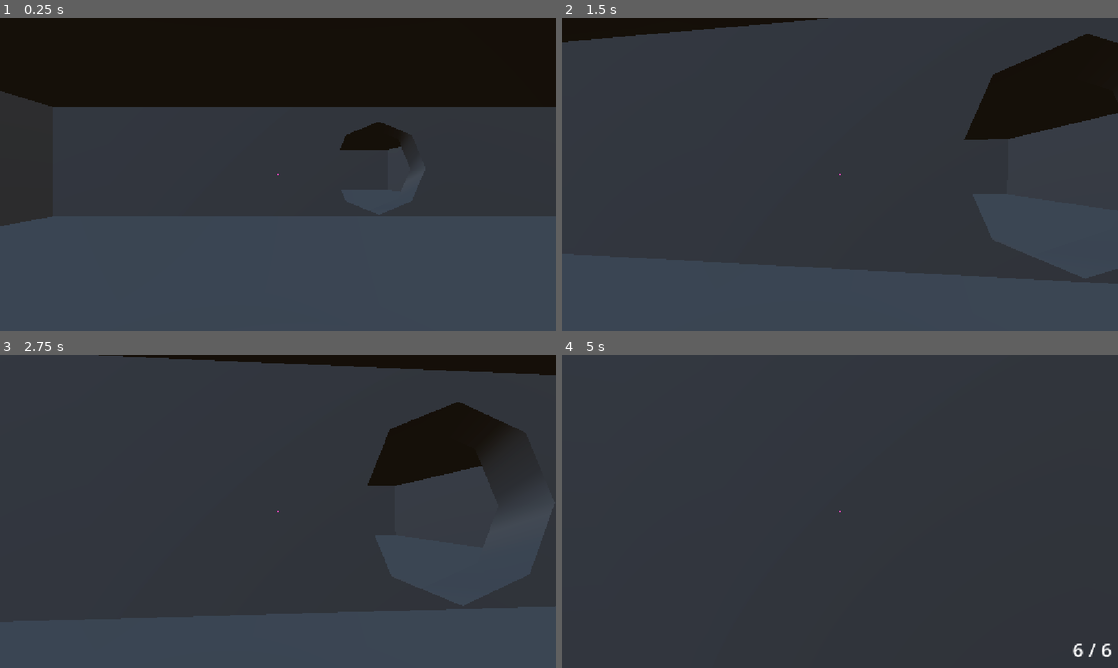
Above: before the commit, frames 1-4 (two rows, left to right).
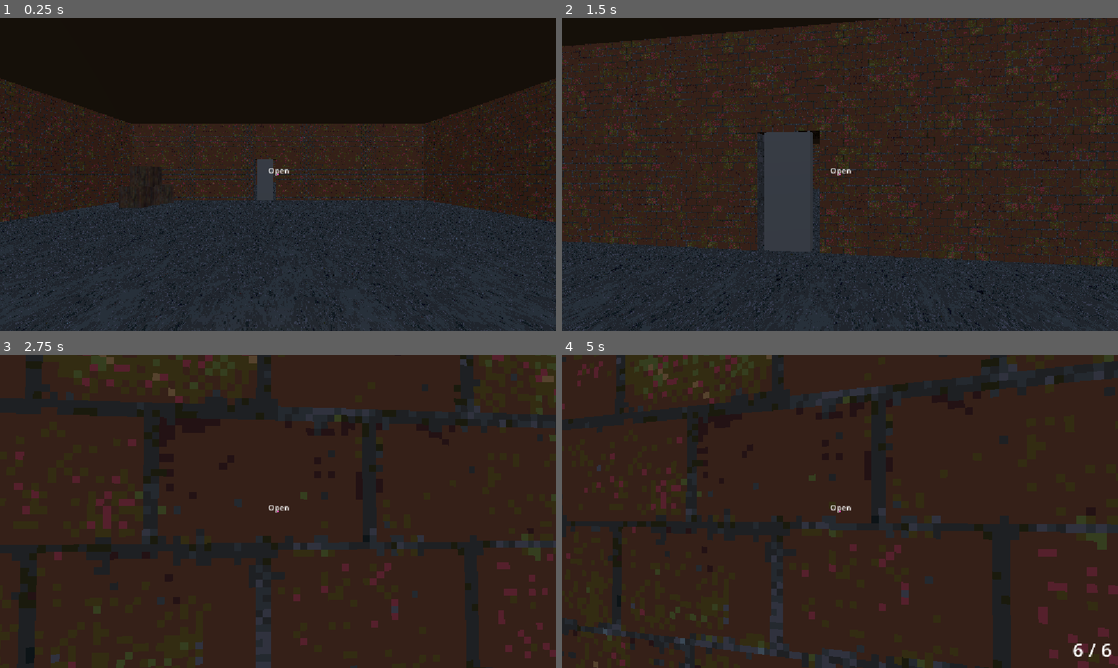
Above: after the commit, the same moments.

Repository: jmenoandrii/one-more-time
Game: Godot game, scene res://Scenes/main.tscn
Same seed, same stepped clock (60 frames per second), same inputs: the game is played once before the commit and once after it.
Inputs (mouse positions are in pixels of both pictures, inside the frame that each line leads up to):
- Up to frame 1 (0.25 s): no input
- Up to frame 2 (1.5 s): tap Enter at 0.5 s; move the mouse to (867, 174) at 0.52 s; hold Shift (run) 0.53-1.28 s; hold W (move_forward) from 0.53 s (still down); tap Space (jump) at 0.77 s; tap E (interact, bound only after the commit) at 0.8, 1.35 s; move the mouse to (812, 174) at 1.27 s
- Up to frame 3 (2.75 s): keep holding W (move_forward); tap Space (jump) at 1.52 s; tap Shift (run) at 1.55 s; move the mouse to (289, 505) at 2.02 s; click (289, 505) at 2.1 s; tap E (interact, bound only after the commit) at 2.3 s
- Up to frame 4 (5 s): keep holding W (move_forward); move the mouse to (834, 517) at 2.77 s; tap Ctrl (crouch) at 2.85 s; tap Space (jump) at 3.02, 3.77, 4.52 s; tap Shift (run) at 3.05, 4.55 s; move the mouse to (878, 514) at 3.52 s; hold Shift (run) 3.53-4.28 s; tap E (interact, bound only after the commit) at 3.8 s; move the mouse to (795, 508) at 4.27 s; tap 1 (weapon_1) at 4.35 s

The runs differ from the first frame. In frame 1, 62% of the frame differs, in the area x 0-100%, y 19-100%; in frame 2, 82%; in frame 3, 94%, in the area x 0-100%, y 0-100%; in frame 4, 93%.

Commit message:
New textures etc

Diff:
--- /dev/null
+++ b/Materials/asphalt_psx.tres
@@ -0,0 +1,9 @@
+[gd_resource type="StandardMaterial3D" format=3 uid="uid://cgk2osihrxrd4"]
+
+[ext_resource type="Texture2D" uid="uid://byew5hsmuslda" path="res://Materials/asphalt_psx.png" id="1_5xxqo"]
+
+[resource]
+albedo_texture = ExtResource("1_5xxqo")
+uv1_scale = Vector3(0.7, 0.7, 0.35)
+uv1_triplanar = true
+texture_filter = 0
--- /dev/null
+++ b/Materials/graybrick_psx.tres
@@ -0,0 +1,9 @@
+[gd_resource type="StandardMaterial3D" format=3 uid="uid://dh64pwyyql22f"]
+
+[ext_resource type="Texture2D" uid="uid://oheky6e2s523" path="res://Materials/GrayBricks_psx.png" id="1_47l3w"]
+
+[resource]
+albedo_texture = ExtResource("1_47l3w")
+uv1_scale = Vector3(0.4, 0.4, 0.4)
+uv1_triplanar = true
+texture_filter = 0
--- /dev/null
+++ b/Materials/redbrick_psx.tres
@@ -0,0 +1,9 @@
+[gd_resource type="StandardMaterial3D" format=3 uid="uid://lpn3hxmrfyuh"]
+
+[ext_resource type="Texture2D" uid="uid://bp53uvvae48ve" path="res://Materials/RedBricks_01_height_psx.png" id="1_qi2yn"]
+
+[resource]
+albedo_texture = ExtResource("1_qi2yn")
+uv1_scale = Vector3(0.4, 0.4, 0.4)
+uv1_triplanar = true
+texture_filter = 0
--- a/Scenes/main.tscn
+++ b/Scenes/main.tscn
@@ -1,8 +1,11 @@
 [gd_scene format=3 uid="uid://64v5n6kbdbjp"]
 
+[ext_resource type="Material" uid="uid://lpn3hxmrfyuh" path="res://Materials/redbrick_psx.tres" id="1_fevyy"]
 [ext_resource type="Script" uid="uid://6vq11mknutph" path="res://Scripts/Player/Player.gd" id="1_jkdf5"]
+[ext_resource type="Material" uid="uid://dh64pwyyql22f" path="res://Materials/graybrick_psx.tres" id="2_hibaj"]
 [ext_resource type="Script" uid="uid://c7f4265cs6mif" path="res://Scripts/Weapon/Weapon.gd" id="2_wsu2k"]
 [ext_resource type="PackedScene" uid="uid://2c2yvqfjbuaq" path="res://Prefabs/bullet.tscn" id="3_jkdf5"]
+[ext_resource type="Material" uid="uid://cgk2osihrxrd4" path="res://Materials/asphalt_psx.tres" id="3_pdsj5"]
 [ext_resource type="AudioStream" uid="uid://8pgui6xwt8xh" path="res://Sounds/Foot/Dirt/Footstep Dirt 2.ogg" id="4_h1bgf"]
 [ext_resource type="AudioStream" uid="uid://cqlpgfncx3oeu" path="res://Sounds/Foot/Dirt/Footstep Dirt 3.ogg" id="5_b3802"]
 [ext_resource type="AudioStream" uid="uid://dtmqc2eisxsd1" path="res://Sounds/Foot/Dirt/Footstep Dirt 4.ogg" id="6_fevyy"]
@@ -15,6 +18,9 @@
 [ext_resource type="Script" uid="uid://doeulblpmm8y" path="res://Scripts/UI/pause_menu.gd" id="13_cbgmd"]
 [ext_resource type="AudioStream" uid="uid://c17a8h5lxtf10" path="res://Sounds/Music/ribhavagrawal-core-punk-no-copyright-music-338077.mp3" id="13_wsu2k"]
 [ext_resource type="Script" uid="uid://4jaonda2bhh7" path="res://Scripts/UI/ui_controller.gd" id="14_1w6v2"]
+[ext_resource type="PackedScene" uid="uid://c4t0wwom1yen8" path="res://Materials/box.fbx" id="16_b3802"]
+[ext_resource type="Texture2D" uid="uid://ca08kcx720pjo" path="res://Materials/untitled.png" id="17_fevyy"]
+[ext_resource type="ArrayMesh" uid="uid://4wa5f3eilap4" path="res://Materials/box.obj" id="18_hibaj"]
 
 [sub_resource type="ProceduralSkyMaterial" id="ProceduralSkyMaterial_ig7tw"]
 sky_horizon_color = Color(0.66224277, 0.6717428, 0.6867428, 1)
@@ -28,11 +34,87 @@
 sky = SubResource("Sky_0xm2m")
 glow_enabled = true
 
+[sub_resource type="Animation" id="Animation_pdsj5"]
+length = 0.001
+tracks/0/type = "value"
+tracks/0/imported = false
+tracks/0/enabled = true
+tracks/0/path = NodePath(".:rotation")
+tracks/0/interp = 1
+tracks/0/loop_wrap = true
+tracks/0/keys = {
+"times": PackedFloat32Array(0),
+"transitions": PackedFloat32Array(1),
+"update": 0,
+"values": [Vector3(0, 1.5707964, 0)]
+}
+tracks/1/type = "value"
+tracks/1/imported = false
+tracks/1/enabled = true
+tracks/1/path = NodePath(".:position")
+tracks/1/interp = 1
+tracks/1/loop_wrap = true
+tracks/1/keys = {
+"times": PackedFloat32Array(0),
+"transitions": PackedFloat32Array(1),
+"update": 0,
+"values": [Vector3(12.874932, 1.2644043, -0.80224556)]
+}
+
+[sub_resource type="Animation" id="Animation_gt3je"]
+resource_name = "door_close"
+
+[sub_resource type="Animation" id="Animation_ee4r6"]
+resource_name = "door_open"
+tracks/0/type = "value"
+tracks/0/imported = false
+tracks/0/enabled = true
+tracks/0/path = NodePath(".:rotation")
+tracks/0/interp = 1
+tracks/0/loop_wrap = true
+tracks/0/keys = {
+"times": PackedFloat32Array(0, 0.5),
+"transitions": PackedFloat32Array(1, 1),
+"update": 0,
+"values": [Vector3(0, 1.5707964, 0), Vector3(0, 3.1415927, 0)]
+}
+tracks/1/type = "value"
+tracks/1/imported = false
+tracks/1/enabled = true
+tracks/1/path = NodePath(".:position")
+tracks/1/interp = 1
+tracks/1/loop_wrap = true
+tracks/1/keys = {
+"times": PackedFloat32Array(0, 0.5),
+"transitions": PackedFloat32Array(1, 1),
+"update": 0,
+"values": [Vector3(12.874932, 1.2644043, -0.80224556), Vector3(13.319907, 1.2644043, -0.18044025)]
+}
+
+[sub_resource type="AnimationLibrary" id="AnimationLibrary_gt3je"]
+_data = {
+&"RESET": SubResource("Animation_pdsj5"),
+&"door_close": SubResource("Animation_gt3je"),
+&"door_open": SubResource("Animation_ee4r6")
+}
+
 [sub_resource type="PlaneMesh" id="PlaneMesh_jkdf5"]
 size = Vector2(20, 20)
 
 [sub_resource type="BoxShape3D" id="BoxShape3D_wsu2k"]
-size = Vector3(27, 1, 17)
+size = Vector3(27, 0.7709961, 17)
+
+[sub_resource type="StandardMaterial3D" id="StandardMaterial3D_pdsj5"]
+albedo_texture = ExtResource("17_fevyy")
+
+[sub_resource type="ConvexPolygonShape3D" id="ConvexPolygonShape3D_b3802"]
+points = PackedVector3Array(1, 1, 1, 1, 1, -1, -1, 1, 1, 1, -1, 1, 1, -1, -1, -1, 1, -1, -1, -1, 1, -1, -1, -1)
+
+[sub_resource type="ConvexPolygonShape3D" id="ConvexPolygonShape3D_fevyy"]
+points = PackedVector3Array(1, 1, 1, 1, 1, -1, -1, 1, 1, 1, -1, 1, 1, -1, -1, -1, 1, -1, -1, -1, 1, -1, -1, -1)
+
+[sub_resource type="ConvexPolygonShape3D" id="ConvexPolygonShape3D_hibaj"]
+points = PackedVector3Array(1, 1, 1, 1, 1, -1, -1, 1, 1, 1, -1, 1, 1, -1, -1, -1, 1, -1, -1, -1, 1, -1, -1, -1)
 
 [sub_resource type="PhysicsMaterial" id="PhysicsMaterial_7mycd"]
 
@@ -76,6 +158,9 @@
 
 [sub_resource type="BoxMesh" id="BoxMesh_0rpfx"]
 size = Vector3(0.6750488, 0.24731445, 0.5551758)
+
+[sub_resource type="Animation" id="Animation_b3802"]
+length = 0.001
 
 [sub_resource type="Animation" id="Animation_272bh"]
 resource_name = "new_animation"
@@ -96,10 +181,39 @@
 "method": &"play_step_sounds"
 }]
 }
+tracks/1/type = "value"
+tracks/1/imported = false
+tracks/1/enabled = true
+tracks/1/path = NodePath("Head/Camera3D:position")
+tracks/1/interp = 2
+tracks/1/loop_wrap = true
+tracks/1/keys = {
+"times": PackedFloat32Array(0, 0.25, 0.5, 0.75, 1),
+"transitions": PackedFloat32Array(1, 1, 1, 1, 1),
+"update": 0,
+"values": [Vector3(0, 0, -0.2670164), Vector3(0.05, 0.15, -0.267), Vector3(0.1, 0, -0.267), Vector3(-0.05, 0.15, -0.267), Vector3(0, 0, -0.2670164)]
+}
+
+[sub_resource type="Animation" id="Animation_fevyy"]
+resource_name = "run"
+tracks/0/type = "value"
+tracks/0/imported = false
+tracks/0/enabled = true
+tracks/0/path = NodePath("Head/Camera3D:position")
+tracks/0/interp = 2
+tracks/0/loop_wrap = true
+tracks/0/keys = {
+"times": PackedFloat32Array(0, 0.25, 0.5, 0.75, 1),
+"transitions": PackedFloat32Array(1, 1, 1, 1, 1),
+"update": 0,
+"values": [Vector3(0, 0, -0.2670164), Vector3(0.05, 0.15, -0.267), Vector3(0.1, 0, -0.267), Vector3(-0.05, 0.15, -0.267), Vector3(0, 0, -0.2670164)]
+}
 
 [sub_resource type="AnimationLibrary" id="AnimationLibrary_5vw27"]
 _data = {
-&"new_animation": SubResource("Animation_272bh")
+&"RESET": SubResource("Animation_b3802"),
+&"new_animation": SubResource("Animation_272bh"),
+&"run": SubResource("Animation_fevyy")
 }
 
 [sub_resource type="AudioStreamRandomizer" id="AudioStreamRandomizer_upu61"]
@@ -125,71 +239,154 @@
 transform = Transform3D(-0.8660254, -0.43301278, 0.25, 0, 0.49999997, 0.86602545, -0.50000006, 0.75, -0.43301266, 0, 0, 0)
 shadow_enabled = true
 
+[node name="Door" type="CSGBox3D" parent="." unique_id=878368549]
+transform = Transform3D(-4.371138e-08, 0, 0.9999998, 0, 1, 0, -0.9999998, 0, -4.371138e-08, 12.874932, 1.2644043, -0.80224556)
+use_collision = true
+size = Vector3(1, 2.4711914, 0.21583202)
+
+[node name="AnimationPlayer" type="AnimationPlayer" parent="Door" unique_id=1190117754]
+libraries/ = SubResource("AnimationLibrary_gt3je")
+
+[node name="door_area" type="Area3D" parent="Door" unique_id=1408511721]
+
 [node name="Level 1" type="CSGCombiner3D" parent="." unique_id=401087400]
 use_collision = true
 
 [node name="CSGBox3D" type="CSGBox3D" parent="Level 1" unique_id=1121604689]
-transform = Transform3D(1, 0, 0, 0, 1, 0, 0, 0, 1, 17.063099, 2.7660027, -9.4964905)
-size = Vector3(54, 5.517334, 1)
+transform = Transform3D(1, 0, 0, 0, 1, 0, 0, 0, 1, 10.069019, 2.7758918, -9.504108)
+size = Vector3(40, 5.517334, 1)
+material = ExtResource("1_fevyy")
+
+[node name="CSGBox3D3" type="CSGBox3D" parent="Level 1" unique_id=301770816]
+transform = Transform3D(1, 0, 0, 0, 1, 0, 0, 0, 1, 37.06902, 2.7758918, -9.504108)
+size = Vector3(14, 5.517334, 1)
+material = ExtResource("2_hibaj")
 
 [node name="CSGBox3D2" type="CSGBox3D" parent="Level 1" unique_id=1390928476]
 transform = Transform3D(1, 0, 0, 0, 1, 0, 0, 0, 1, 17.064697, 2.7621412, 9.503925)
 size = Vector3(54, 5.517334, 1)
+material = ExtResource("1_fevyy")
 
 [node name="CSGBox3D5" type="CSGBox3D" parent="Level 1" unique_id=945164252]
-transform = Transform3D(1, 0, 0, 0, 1, 0, 0, 0, 1, 17.064697, 2.7621412, -24.496075)
-size = Vector3(54, 5.517334, 1)
+transform = Transform3D(1, 0, 0, 0, 1, 0, 0, 0, 1, 10.064697, 2.7621412, -24.496075)
+size = Vector3(40, 5.517334, 1)
+material = ExtResource("1_fevyy")
+
+[node name="CSGBox3D20" type="CSGBox3D" parent="Level 1" unique_id=1167251494]
+transform = Transform3D(1, 0, 0, 0, 1, 0, 0, 0, 1, 38.064697, -5.496526, -18.496075)
+size = Vector3(20, 9, 1)
+material = ExtResource("1_fevyy")
+
+[node name="CSGBox3D22" type="CSGBox3D" parent="Level 1" unique_id=321874850]
+transform = Transform3D(-4.371139e-08, 0, 1, 0, 1, 0, -1, 0, -4.371139e-08, 42.064697, -5.496526, -18.496075)
+size = Vector3(20, 9, 1)
+material = ExtResource("1_fevyy")
+
+[node name="CSGBox3D23" type="CSGBox3D" parent="Level 1" unique_id=423784191]
+transform = Transform3D(-4.371139e-08, 0, 1, 0, 1, 0, -1, 0, -4.371139e-08, 30.064697, -5.496526, -18.496075)
+size = Vector3(20, 9, 1)
+material = ExtResource("1_fevyy")
+
+[node name="CSGBox3D21" type="CSGBox3D" parent="Level 1" unique_id=512017049]
+transform = Transform3D(1, 0, 0, 0, 1, 0, 0, 0, 1, 38.064697, -5.496526, -8.496075)
+size = Vector3(20, 9, 1)
+material = ExtResource("1_fevyy")
+
+[node name="CSGBox3D16" type="CSGBox3D" parent="Level 1" unique_id=1644840580]
+transform = Transform3D(1, 0, 0, 0, 1, 0, 0, 0, 1, 37.064697, 2.7621412, -18.496075)
+size = Vector3(14, 5.517334, 1)
+material = ExtResource("2_hibaj")
 
 [node name="CSGBox3D8" type="CSGBox3D" parent="Level 1" unique_id=943236454]
 transform = Transform3D(-4.371139e-08, 0, 1, 0, 1, 0, -1, 0, -4.371139e-08, 13.303528, 2.7621412, -7.8131247)
+material_override = ExtResource("1_fevyy")
 size = Vector3(34, 5.517334, 1)
+material = ExtResource("1_fevyy")
 
 [node name="CSGBox3D6" type="CSGBox3D" parent="Level 1" unique_id=672115471]
 transform = Transform3D(-4.371139e-08, 0, 1, 0, 1, 0, -1, 0, -4.371139e-08, -10.110718, 3.0034742, -7.3206596)
 size = Vector3(36, 6, 1)
+material = ExtResource("1_fevyy")
 
 [node name="CSGBox3D14" type="CSGBox3D" parent="Level 1" unique_id=82474699]
-transform = Transform3D(-4.371139e-08, 0, 1, 0, 1, 0, -1, 0, -4.371139e-08, 43.889282, 3.0034742, -7.320662)
-size = Vector3(36, 6, 1)
+transform = Transform3D(-4.371139e-08, 0, 1, 0, 1, 0, -1, 0, -4.371139e-08, 43.889282, 3.0034742, -17.320662)
+size = Vector3(16, 6, 1)
+material = ExtResource("2_hibaj")
+
+[node name="CSGBox3D17" type="CSGBox3D" parent="Level 1" unique_id=1379698229]
+transform = Transform3D(-4.371139e-08, 0, 1, 0, 1, 0, -1, 0, -4.371139e-08, 43.889282, 3.0034742, 0.17933846)
+size = Vector3(19, 6, 1)
+material = ExtResource("1_fevyy")
 
 [node name="CSGBox3D7" type="CSGBox3D" parent="Level 1" unique_id=1969949761]
-transform = Transform3D(-4.371139e-08, 0, 1, 0, 1, 0, -1, 0, -4.371139e-08, 29.889282, 2.8442945, -7.512434)
-size = Vector3(34.986084, 5.6816406, 1)
+transform = Transform3D(-4.371139e-08, 0, 1, 0, 1, 0, -1, 0, -4.371139e-08, 29.889282, 2.8442945, 0.480608)
+size = Vector3(19, 5.6816406, 1)
+material = ExtResource("1_fevyy")
+
+[node name="CSGBox3D15" type="CSGBox3D" parent="Level 1" unique_id=973316273]
+transform = Transform3D(-4.371139e-08, 0, 1, 0, 1, 0, -1, 0, -4.371139e-08, 29.889282, 2.8442945, -18.519392)
+material_override = ExtResource("2_hibaj")
+size = Vector3(19, 5.6816406, 1)
+material = ExtResource("2_hibaj")
+
+[node name="CSGBox3D18" type="CSGBox3D" parent="Level 1" unique_id=2039703084]
+transform = Transform3D(-4.371139e-08, 0, 1, 0, 1, 0, -1, 0, -4.371139e-08, 28.889282, 2.8442945, -18.519392)
+material_override = ExtResource("2_hibaj")
+size = Vector3(19, 5.6816406, 1)
+material = ExtResource("1_fevyy")
 
 [node name="CSGBox3D4" type="CSGBox3D" parent="Level 1" unique_id=2138713178]
 transform = Transform3D(1, 0, 0, 0, 1, 0, 0, 0, 1, 17.064697, 5.181492, -7.4960747)
 size = Vector3(54, 1, 35)
+
+[node name="CSGBox3D19" type="CSGBox3D" parent="Level 1" unique_id=276302905]
+transform = Transform3D(1, 0, 0, 0, 1, 0, 0, 0, 1, 36.55603, -0.63721323, -14.004848)
+size = Vector3(15, 1.3505859, 10)
+material = ExtResource("2_hibaj")
 
 [node name="CSGCylinder3D" type="CSGCylinder3D" parent="Level 1" unique_id=495029207]
 transform = Transform3D(1, 0, 0, 0, -4.371139e-08, -1, 0, 1, -4.371139e-08, 4.316411, 2.0656686, -9.409776)
 operation = 2
 radius = 2.0
 height = 3.7617188
+material = ExtResource("2_hibaj")
+
+[node name="CSGCylinder3D2" type="CSGCylinder3D" parent="Level 1" unique_id=101122525]
+transform = Transform3D(1, 0, 0, 0, 1, 0, 0, 0, 1, 36.31641, -1.7779393, -14.036797)
+operation = 2
+radius = 3.9873047
+height = 4.519043
+material = ExtResource("2_hibaj")
 
 [node name="CSGBox3D9" type="CSGBox3D" parent="Level 1" unique_id=48045049]
-transform = Transform3D(1, 0, 0, 0, 1, 0, 0, 0, 1, 13.509368, 1.2498329, -0.5)
+transform = Transform3D(1, 0, 0, 0, 1, 0, 0, 0, 1, 13.511556, 1.2546277, -0.7858695)
 operation = 2
-size = Vector3(3.4712524, 2.5151062, 2)
+size = Vector3(3.4712524, 2.5151062, 1.3587646)
+material = ExtResource("2_hibaj")
 
 [node name="CSGBox3D10" type="CSGBox3D" parent="Level 1" unique_id=139913681]
-transform = Transform3D(1, 0, 0, 0, 1, 0, 0, 0, 1, 29.509369, 1.2588813, -0.5)
+transform = Transform3D(1, 0, 0, 0, 1, 0, 0, 0, 1, 29.509369, 1.255204, -0.5)
 operation = 2
-size = Vector3(3.4712524, 2.4970093, 2)
+size = Vector3(3.4712524, 2.504364, 2)
+material = ExtResource("2_hibaj")
 
 [node name="CSGBox3D11" type="CSGBox3D" parent="Level 1" unique_id=963720790]
 transform = Transform3D(-4.371139e-08, 0, -1, 0, 1, 0, 1, 0, -4.371139e-08, 35.451256, 1.2588813, -9.570639)
 operation = 2
 size = Vector3(3.4712524, 2.4970093, 2)
+material = ExtResource("2_hibaj")
 
 [node name="CSGBox3D12" type="CSGBox3D" parent="Level 1" unique_id=1024326713]
 transform = Transform3D(-4.371139e-08, 0, -1, 0, 1, 0, 1, 0, -4.371139e-08, 22.451256, 1.2588813, -9.57064)
 operation = 2
 size = Vector3(3.4712524, 2.4970093, 2)
+material = ExtResource("2_hibaj")
 
 [node name="CSGBox3D13" type="CSGBox3D" parent="Level 1" unique_id=1831282686]
-transform = Transform3D(-1, 0, 8.742278e-08, 0, 1, 0, -8.742278e-08, 0, -1, 29.451256, 1.2588813, -16.57064)
+transform = Transform3D(-1, 0, 8.742278e-08, 0, 1, 0, -8.742278e-08, 0, -1, 13.014029, 1.2064152, -16.598259)
 operation = 2
-size = Vector3(3.4712524, 2.4970093, 2)
+size = Vector3(3.4712524, 2.4120789, 2)
+material = ExtResource("2_hibaj")
 
 [node name="SpotLight3D" type="SpotLight3D" parent="Level 1" unique_id=125509497]
 transform = Transform3D(1, 0, 0, 0, -4.371139e-08, 1, 0, -1, -4.371139e-08, 0, 4.105012, 0)
@@ -212,13 +409,55 @@
 collision_layer = 3
 
 [node name="MeshInstance3D" type="MeshInstance3D" parent="Level 1/floor" unique_id=1569860190]
-transform = Transform3D(4.5972967, 0, 0, 0, 0.99929696, 0, 0, 0, 4.0627403, 0, 0, 0)
+transform = Transform3D(4.5972967, 0, 0, 0, 0.99929696, 0, 0, 0, 1.0238105, 0, 0, 0)
+layers = 3
+material_override = ExtResource("3_pdsj5")
+mesh = SubResource("PlaneMesh_jkdf5")
+surface_material_override/0 = ExtResource("2_hibaj")
+
+[node name="MeshInstance3D3" type="MeshInstance3D" parent="Level 1/floor" unique_id=5118357]
+transform = Transform3D(1.1033512, 0, 0, 0, 0.99929696, 0, 0, 0, 0.6142863, 37.78978, -9.9929695, -13.71906)
 layers = 3
 mesh = SubResource("PlaneMesh_jkdf5")
 
+[node name="MeshInstance3D2" type="MeshInstance3D" parent="Level 1/floor" unique_id=264133809]
+transform = Transform3D(2.843934, 0, 0, 0, 0.99929696, 0, 0, 0, 1.0238105, 0, 0, -20.47621)
+layers = 3
+mesh = SubResource("PlaneMesh_jkdf5")
+
 [node name="CollisionShape3D" type="CollisionShape3D" parent="Level 1/floor" unique_id=1898802772 groups=["dirt"]]
-transform = Transform3D(3.3817892, 0, 0, 0, 1, 0, 0, 0, 4.726726, 0.11314392, -0.20703125, 0.1031189)
+transform = Transform3D(3.3817892, 0, 0, 0, 1, 0, 0, 0, 4.726726, 0.11314392, -0.3215332, 0.1031189)
 shape = SubResource("BoxShape3D_wsu2k")
+
+[node name="Box" type="MeshInstance3D" parent="Level 1" unique_id=856872040]
+transform = Transform3D(0.5, 0, 0, 0, 0.5, 0, 0, 0, 0.5, 10.119019, 0.5218593, -6.7843575)
+material_override = SubResource("StandardMaterial3D_pdsj5")
+mesh = ExtResource("18_hibaj")
+
+[node name="StaticBody3D" type="StaticBody3D" parent="Level 1/Box" unique_id=1150031753]
+
+[node name="CollisionShape3D" type="CollisionShape3D" parent="Level 1/Box/StaticBody3D" unique_id=81132975]
+shape = SubResource("ConvexPolygonShape3D_b3802")
+
+[node name="Box3" type="MeshInstance3D" parent="Level 1" unique_id=1783260934]
+transform = Transform3D(0.5, 0, 0, 0, 0.5, 0, 0, 0, 0.5, 10.718122, 1.4604682, -6.740951)
+material_override = SubResource("StandardMaterial3D_pdsj5")
+mesh = ExtResource("18_hibaj")
+
+[node name="StaticBody3D" type="StaticBody3D" parent="Level 1/Box3" unique_id=1231684120]
+
+[node name="CollisionShape3D" type="CollisionShape3D" parent="Level 1/Box3/StaticBody3D" unique_id=1514211862]
+shape = SubResource("ConvexPolygonShape3D_fevyy")
+
+[node name="Box2" type="MeshInstance3D" parent="Level 1" unique_id=593981130]
+transform = Transform3D(0.24999999, 0, 0.43301272, 0, 0.5, 0, -0.43301272, 0, 0.24999999, 11.233482, 0.5218593, -6.3741283)
+material_override = SubResource("StandardMaterial3D_pdsj5")
+mesh = ExtResource("18_hibaj")
+
+[node name="StaticBody3D" type="StaticBody3D" parent="Level 1/Box2" unique_id=493389138]
+
+[node name="CollisionShape3D" type="CollisionShape3D" parent="Level 1/Box2/StaticBody3D" unique_id=649325843]
+shape = SubResource("ConvexPolygonShape3D_hibaj")
 
 [node name="Level" type="Node3D" parent="." unique_id=1214059075]
 visible = false
@@ -255,6 +494,7 @@
 shape = SubResource("BoxShape3D_osii8")
 
 [node name="Player" type="CharacterBody3D" parent="." unique_id=1147837040]
+transform = Transform3D(-4.371139e-08, 0, -1, 0, 1, 0, 1, 0, -4.371139e-08, 0, 0, 0)
 script = ExtResource("1_jkdf5")
 
 [node name="MeshInstance3D" type="MeshInstance3D" parent="Player" unique_id=808242478]
@@ -311,18 +551,27 @@
 
 [node name="AimRay" type="RayCast3D" parent="Player/Head/Camera3D" unique_id=1349732674]
 target_position = Vector3(0, 0, -1000)
+collide_with_areas = true
 
 [node name="MeshInstance3D" type="MeshInstance3D" parent="Player/Head" unique_id=1868013299]
 mesh = SubResource("SphereMesh_0rpfx")
 
 [node name="MeshInstance3D2" type="MeshInstance3D" parent="Player/Head" unique_id=796127435]
 transform = Transform3D(1, 0, 0, 0, 1, 0, 0, 0, 1, 0.008911133, 0.10290527, -0.27993035)
+visible = false
 mesh = SubResource("BoxMesh_0rpfx")
 
 [node name="headbob" type="AnimationPlayer" parent="Player/Head" unique_id=279278114]
 root_node = NodePath("../..")
 libraries/ = SubResource("AnimationLibrary_5vw27")
 
+[node name="Music" type="AudioStreamPlayer3D" parent="Player/Head" unique_id=1264888633]
+transform = Transform3D(1, 0, 0, 0, 1, 0, 0, 0, 1, 0, 0.023120165, 0)
+stream = ExtResource("13_wsu2k")
+volume_db = -25.0
+max_db = -3.0
+autoplay = true
+
 [node name="Sounds" type="Node3D" parent="Player" unique_id=135702811]
 transform = Transform3D(1, 0, 0, 0, 1, 0, 0, 0, 1, 0, 0.21978569, 0)
 
@@ -337,15 +586,13 @@
 stream = ExtResource("12_u50mg")
 volume_db = -23.0
 
-[node name="Music" type="AudioStreamPlayer3D" parent="Player/Sounds" unique_id=1264888633]
-transform = Transform3D(1, 0, 0, 0, 1, 0, 0, 0, 1, 0, 1.8033345, 0)
-stream = ExtResource("13_wsu2k")
-volume_db = -45.0
-max_db = -3.0
-autoplay = true
-
 [node name="floortype_ray" type="RayCast3D" parent="Player" unique_id=883116546]
 collision_mask = 2
+
+[node name="raycast" type="RayCast3D" parent="Player" unique_id=143733516]
+transform = Transform3D(1, 0, 0, 0, -4.371139e-08, -1, 0, 1, -4.371139e-08, 0, 1.5, 0)
+target_position = Vector3(0, -2, 0)
+collide_with_areas = true
 
 [node name="UI" type="Node" parent="." unique_id=1119755475]
 process_mode = 3
@@ -437,6 +684,29 @@
 offset_bottom = -5.08
 text = "Sensitivity"
 
+[node name="box" parent="." unique_id=1500888263 instance=ExtResource("16_b3802")]
+transform = Transform3D(1, 0, 0, 0, 1, 0, 0, 0, 1, 1.2495863, 5951.554, 1.2017674)
+
+[node name="Control" type="Control" parent="." unique_id=1086586694]
+layout_mode = 3
+anchors_preset = 8
+anchor_left = 0.5
+anchor_top = 0.5
+anchor_right = 0.5
+anchor_bottom = 0.5
+offset_left = -20.0
+offset_top = -20.0
+offset_right = 20.0
+offset_bottom = 20.0
+grow_horizontal = 2
+grow_vertical = 2
+
+[node name="Label" type="Label" parent="Control" unique_id=893624820]
+layout_mode = 0
+offset_right = 40.0
+offset_bottom = 23.0
+text = "Open"
+
 [connection signal="pressed" from="UI/PauseMenu/ResumeButton" to="UI/PauseMenu" method="_on_resume_button_pressed"]
 [connection signal="pressed" from="UI/PauseMenu/ExitButton" to="UI/PauseMenu" method="_on_exit_button_pressed"]
 [connection signal="value_changed" from="UI/PauseMenu/SensitivitySlider" to="UI/PauseMenu" method="_on_sensitivity_slider_value_changed"]
--- a/Scripts/Player/Player.gd
+++ b/Scripts/Player/Player.gd
@@ -32,6 +32,7 @@
 @onready var stone_step: AudioStreamPlayer3D = $Sounds/stone
 @onready var headbob: AnimationPlayer = $Head/headbob
 @onready var jump_sound: AudioStreamPlayer3D = $Sounds/jump
+
 
 
 func _ready() -> void:
@@ -139,7 +140,13 @@
 	if direction:
 		velocity.x = direction.x * current_speed
 		velocity.z = direction.z * current_speed
-		headbob.play("new_animation")
+		if current_speed == RUNNING_SPEED:
+			headbob.speed_scale = 2
+		else:
+			headbob.speed_scale = 1
+
+		if not headbob.is_playing():
+			headbob.play("new_animation")
 
 	else:
 		headbob.stop()
--- /dev/null
+++ b/door_func.gd
@@ -0,0 +1,21 @@
+extends Node
+
+var door_is_close := false
+var collider
+@onready var raycast: RayCast3D = $raycast
+@onready var animation_player: AnimationPlayer = $"../Door/AnimationPlayer"
+@onready var label: Label = $"../Control/Label"
+
+func _process(delta: float) -> void:
+	if raycast.is_colliding():
+		label.text = "Press [E] to interact"
+		collider = raycast.get_collider()
+		if collider.name == "Door" and Input.is_action_just_pressed("interact"):
+			if not door_is_close and not animation_player.is_playing():
+				animation_player.play("door_open")
+				door_is_close = true
+			elif door_is_close and not animation_player.is_playing():
+				animation_player.play("door_close")
+				door_is_close = false
+	else:
+		label.text = ""
--- a/project.godot
+++ b/project.godot
@@ -99,6 +99,11 @@
 "events": [Object(InputEventKey,"resource_local_to_scene":false,"resource_name":"","device":-1,"window_id":0,"alt_press …(191 unchanged characters)…
 ]
 }
+interact={
+"deadzone": 0.2,
+"events": [Object(InputEventKey,"resource_local_to_scene":false,"resource_name":"","device":-1,"window_id":0,"alt_pressed":false,"shift_pressed":false,"ctrl_pressed":false,"meta_pressed":false,"pressed":false,"keycode":0,"physical_keycode":69,"key_label":0,"unicode":101,"location":0,"echo":false,"script":null)
+]
+}
 
 [layer_names]
 
Binary file added: Materials/GrayBricks_psx.png
Not shown, added: Materials/GrayBricks_psx.png.import
Binary file added: Materials/RedBricks_01_height_psx.png
Not shown, added: Materials/RedBricks_01_height_psx.png.import
Binary file added: Materials/asphalt_psx.png
Not shown, added: Materials/asphalt_psx.png.import
Binary file added: Materials/box.fbx
Not shown, added: Materials/box.fbx.import
Not shown, added: Materials/box.mtl
Not shown, added: Materials/box.obj
Not shown, added: Materials/box.obj.import
Binary file added: Materials/untitled.png
(and 2 more such lines)
